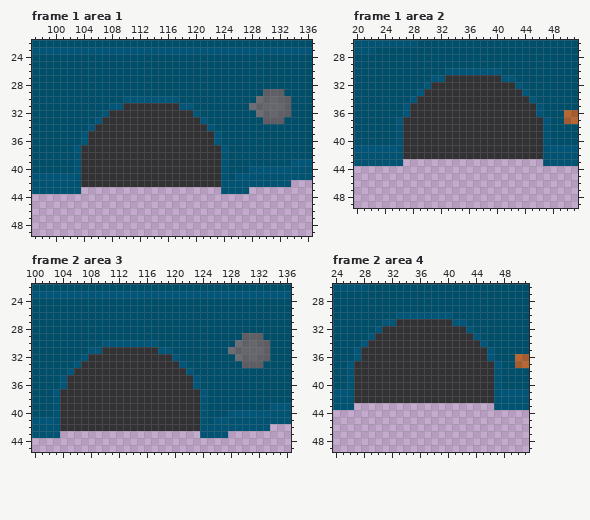
A pixel-art file gets an edit: Assets/art/MainCharacters/Vehicles/UtilityVehicle/UtilityVehicleTestExportL.aseprite. That is the earlier state.
146x50 pixels, 2 frames. Colours within 5 levels of each other are drawn and written as one. Shown: frame 1 area 1: x 97..136, y 22..49; frame 1 area 2: x 20..51, y 26..49; frame 2 area 3: x 100..136, y 22..45; frame 2 area 4: x 24..51, y 26..49. The old version is drawn lined up with the new one, on the new canvas.
Now the later version:
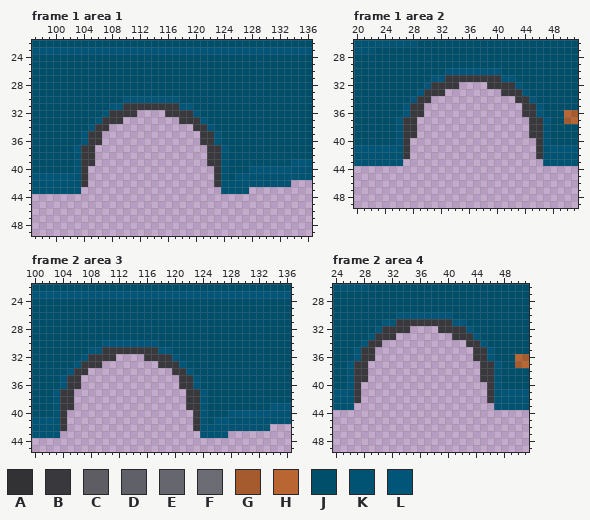
Palette (. is transparent): A #323235  B #39393d  C #5d5d63  D #606069  E #66666e  F #6c6c75  G #a55b2d  H #b96632  J #004f6a  K #005372  L #005578
Difference:
canvas 146x50 -> 151x50
Changed rows in their new state; - is an unchanged pixel.
Frame 1 area 1:
first column x 104:
29 --------------------------JJJ-
30 -------------------------JJJJJ
31 ------BBBBBBBB----------JJJJJJ
32 ----BBBB....BBBB---------JJJJJ
33 ---BBB........BBB---------JJJ-
34 --BB............BB------------
35 -BB..............BB-----------
36 -BB..............BB-----------
37 BB................BB----------
38 BB................BB----------
39 BB................BB----------
40 B..................B----------
41 B..................B----------
42 B..................B----------
Frame 1 area 2:
first column x 27:
31 ------BBBBBBBB------
32 ----BBBB....BBBB----
33 ---BBB........BBB---
34 --BB............BB--
35 -BB..............BB-
36 -BB..............BB-
37 BB................BB
38 BB................BB
39 BB................BB
40 B..................B
41 B..................B
42 B..................B
Frame 2 area 3: the same change as frame 1 area 1
Frame 2 area 4: the same change as frame 1 area 2
Where, in picture pixels (left, top, right, bottom), the same in both pictures:
changed: (249, 89, 291, 124)
changed: (81, 103, 221, 187)
changed: (403, 75, 543, 159)
changed: (228, 333, 270, 368)
changed: (60, 347, 200, 431)
changed: (354, 319, 494, 403)
